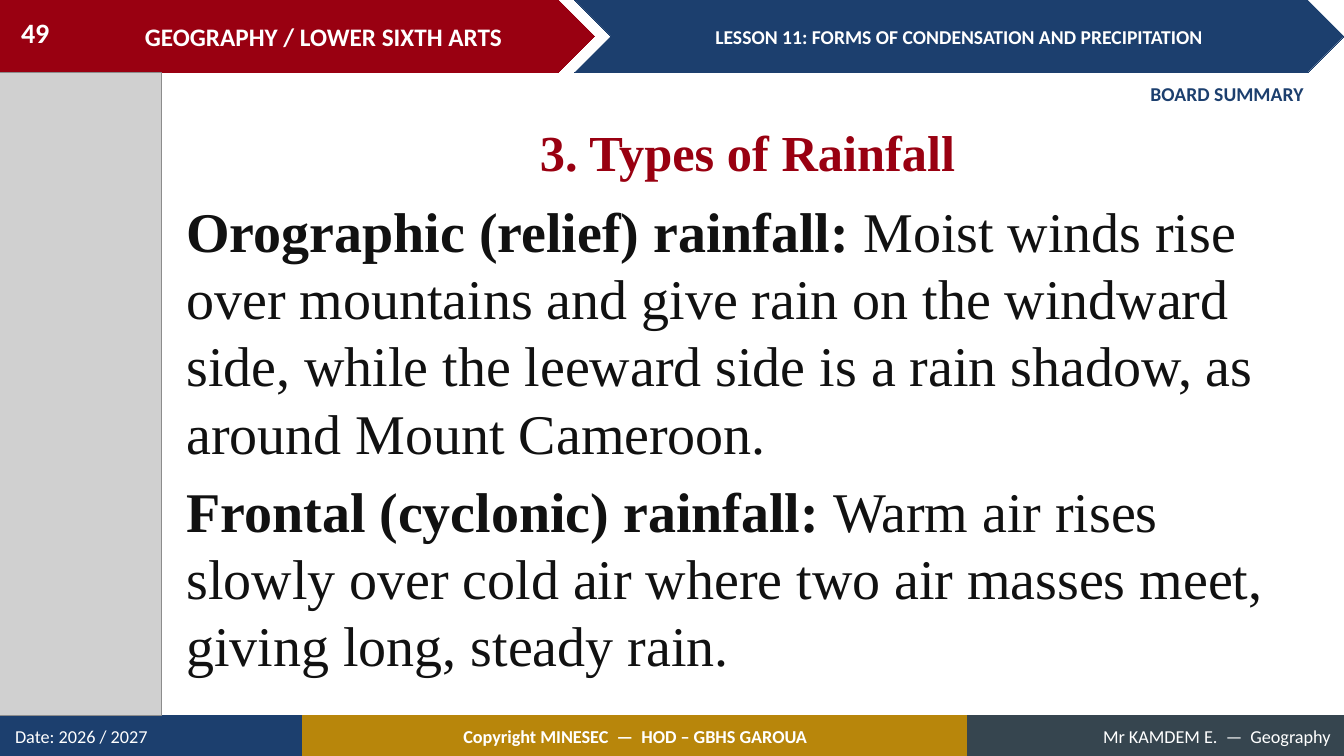
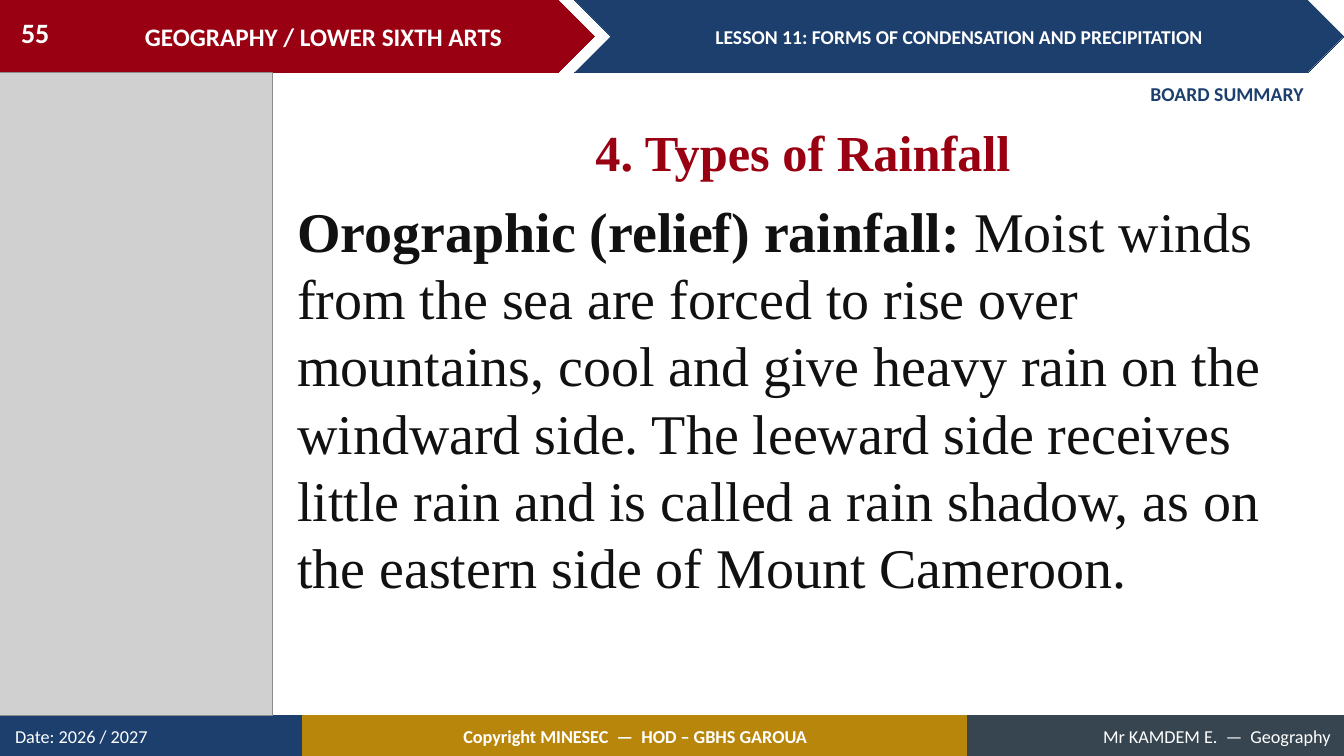
Before and after one commit to Berthautk/linea-github, a slide deck: slide 55 of lecons/LSA/Meteorology/11_LSA_MET_L11_Forms_of_Condensation_and_Precipitation.pptx (slide 49 before the commit). Drawn at 1344x756 pixels with LibreOffice and Linux fonts; fonts in the diff are those of the drawing; grey boxes stand for pictures. Boxes give left, top, right and bottom in pixels: in the first picture for what was removed or moved away, otherwise in the second. Text is boxed around its words. In the diff, an @@ line names an element or a change of style, - is before the commit and + after.

```diff
--- a/lecons/LSA/Meteorology/11_LSA_MET_L11_Forms_of_Condensation_and_Precipitation.pptx
+++ b/lecons/LSA/Meteorology/11_LSA_MET_L11_Forms_of_Condensation_and_Precipitation.pptx
@@ page number at box(21, 24, 49, 43): text changed @@
-49
+55
@@ picture: place and size @@
-picture at box(0, 73, 161, 716)
+picture at box(0, 73, 272, 716)
@@ text at box(595, 135, 1010, 181): text changed @@
-3. Types of Rainfall
+4. Types of Rainfall
@@ text at box(297, 212, 1260, 589): text changed @@
-Orographic (relief) rainfall: Moist winds rise over mountains and give rain on the windward side, while the leeward side is a rain shadow, as around Mount Cameroon.
-Frontal (cyclonic) rainfall: Warm air rises slowly over cold air where two air masses meet, giving long, steady rain.
+Orographic (relief) rainfall: Moist winds from the sea are forced to rise over mountains, cool and give heavy rain on the windward side. The leeward side receives little rain and is called a rain shadow, as on the eastern side of Mount Cameroon.
```
Also in this commit, not shown: 6 other slides changed, 14 slides added, 6 slides removed, 21 other files.
